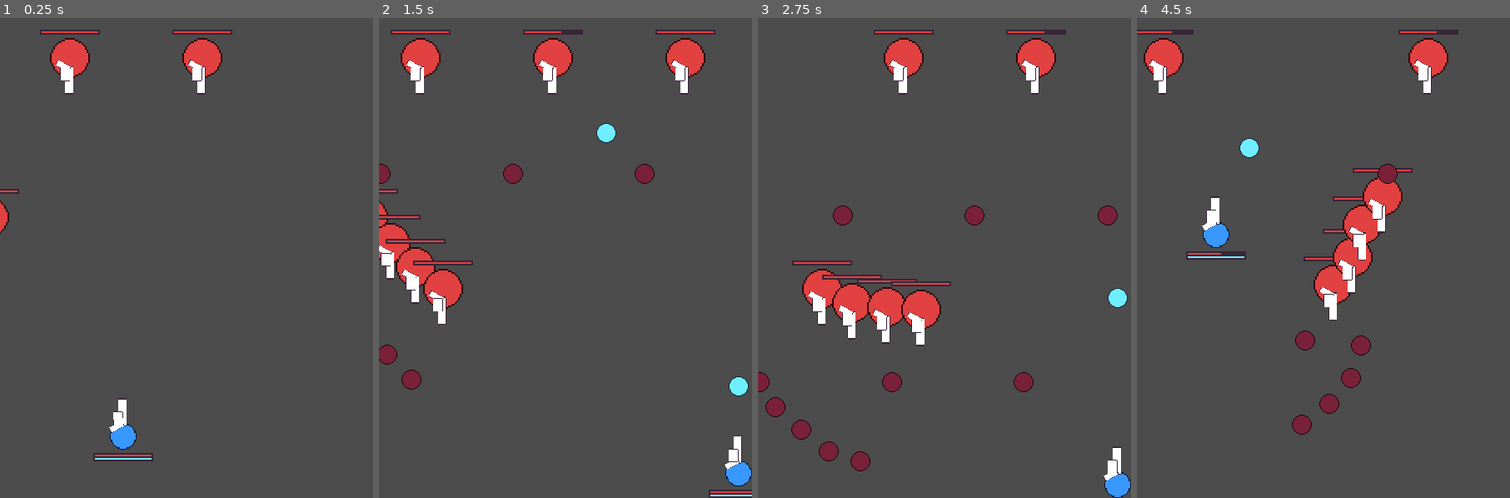
Above: before the commit, frames 1-4 (left to right).
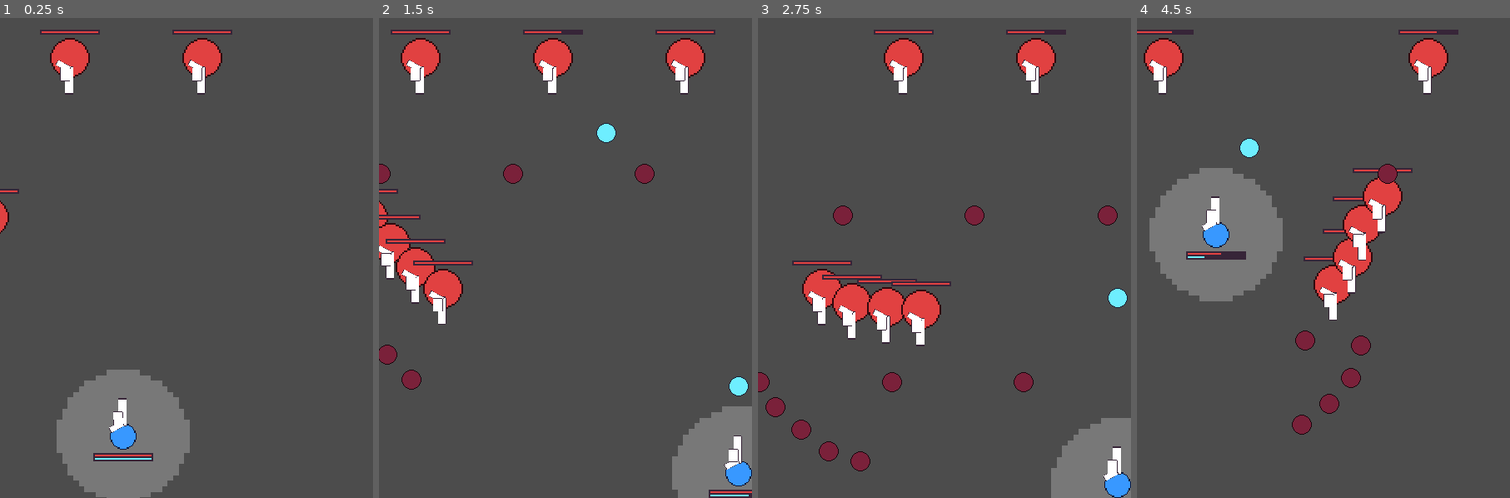
Above: after the commit, the same moments.

Repository: rthurmed/Ceifador
Game: Godot game, scene res://src/Main.tscn
Two runs of this game, one before a commit and one after it. Both use one fixed random seed, a clock stepped at 60 frames per second and the inputs below.
Inputs:
- Up to frame 1 (0.25 s): no input
- Up to frame 2 (1.5 s): hold Right (player_right) 0.53-1.28 s; hold Z (player_shoot) 0.53-1.28 s; hold Down (player_down) from 1.28 s (still down); tap Z (player_shoot) at 1.35 s
- Up to frame 3 (2.75 s): release Down (player_down) at 2.03 s; hold Right (player_right) from 2.03 s (still down); hold Z (player_shoot) from 2.03 s (still down)
- Up to frame 4 (4.5 s): release Right (player_right) at 2.78 s; release Z (player_shoot) at 2.78 s; hold Up (player_up) 2.78-3.53 s; tap Z (player_shoot) at 2.85, 4.35 s; hold Z (player_shoot) 3.53-4.28 s; hold Left (player_left) from 3.53 s (still down)

The runs differ from the first frame. In frame 1, 6.7% of the frame differs, in the area x 15-51%, y 73-100%; in frame 2, 2.8%; in frame 3, 2.5%; in frame 4, 6.9%, in the area x 3-40%, y 31-60%.

Commit message:
Implemented player spending and stealing energy

Diff:
--- a/src/common/Health.gd
+++ b/src/common/Health.gd
@@ -8,6 +8,7 @@
 
 export var max_hp = 10
 export var color = Color('e14141')
+export var immortal = false
 
 onready var bar = $Bar
 
@@ -37,10 +38,14 @@
 
 	emit_signal("damage")
 
-	if alive and hp <= 0:
+	if not immortal and alive and hp <= 0:
 		emit_signal("dead")
 		alive = false
 
 
 func heal(amount = 1):
 	transact(amount)
+
+
+func get_value():
+	return hp
--- a/src/player/Player.gd
+++ b/src/player/Player.gd
@@ -4,11 +4,16 @@
 const SPEED = 200
 const SPEED_CHANGE_MULTIPLIER = 8 # the lower, the more slippery
 const DAMAGE_COLLISION = -3
+const ENERGY_COST_BULLET = 1
+const ENERGY_COST_DASH = 3
+const ENERGY_HEAL_BY_STEALING = 1
 
 onready var gun: Gun = $Gun
 onready var health: Health = $Health
+onready var energy: Health = $Energy
 onready var audio_damage = $Audio/Damage
 onready var audio_laser = $Audio/Laser
+onready var audio_out_of_ammo = $Audio/OutOfAmmo
 
 var movement = Vector2.ZERO
 
@@ -33,6 +38,17 @@
 
 
 func apply_shooting(_delta):
+	if energy.get_value() < ENERGY_COST_BULLET:
+		gun.shooting = false
+
+		if (
+			Input.is_action_just_pressed("player_shoot") or
+			Input.is_action_just_released("player_shoot")
+		):
+			audio_out_of_ammo.play()
+
+		return
+
 	gun.shooting = Input.is_action_pressed("player_shoot")
 
 
@@ -54,7 +70,12 @@
 
 func _on_Gun_shot():
 	audio_laser.play()
+	energy.hit(-ENERGY_COST_BULLET)
 
 
 func _on_Health_damage():
 	audio_damage.play()
+
+
+func _on_StealArea_stole_energy():
+	energy.heal(ENERGY_HEAL_BY_STEALING)
--- a/src/player/Player.tscn
+++ b/src/player/Player.tscn
@@ -9,12 +9,14 @@
 [ext_resource path="res://assets/sfx/laserShoot-player.wav" type="AudioStream" id=7]
 [ext_resource path="res://assets/sfx/explosion-player.wav" type="AudioStream" id=8]
 [ext_resource path="res://src/util/RandomPitchAudio.tscn" type="PackedScene" id=9]
+[ext_resource path="res://src/player/StealArea.gd" type="Script" id=10]
+[ext_resource path="res://assets/sfx/hitHurt-out-of-ammo-player.wav" type="AudioStream" id=11]
 
 [sub_resource type="CircleShape2D" id=1]
 radius = 8.0
 
 [sub_resource type="CircleShape2D" id=2]
-radius = 32.0
+radius = 40.0
 
 [node name="Player" type="KinematicBody2D"]
 collision_mask = 0
@@ -45,9 +47,24 @@
 shape = SubResource( 1 )
 
 [node name="StealArea" type="Area2D" parent="."]
+z_index = -1
+collision_layer = 0
+collision_mask = 4
+script = ExtResource( 10 )
+
+[node name="Sprite" type="Sprite" parent="StealArea"]
+modulate = Color( 1, 1, 1, 0.247059 )
+position = Vector2( 3.33786e-06, 3.39746e-06 )
+scale = Vector2( 3.33333, 3.33333 )
+texture = ExtResource( 3 )
+hframes = 5
+vframes = 3
 
 [node name="CollisionShape2D" type="CollisionShape2D" parent="StealArea"]
 shape = SubResource( 2 )
+
+[node name="Timer" type="Timer" parent="StealArea"]
+wait_time = 0.4
 
 [node name="Gun" parent="." instance=ExtResource( 1 )]
 position = Vector2( 0, -9 )
@@ -63,8 +80,8 @@
 
 [node name="Energy" parent="." instance=ExtResource( 5 )]
 position = Vector2( 0, 12 )
-max_hp = 20
 color = Color( 0.431373, 0.933333, 1, 1 )
+immortal = true
 
 [node name="Audio" type="Node" parent="."]
 
@@ -76,7 +93,15 @@
 stream = ExtResource( 8 )
 volume_db = -10.0
 
+[node name="OutOfAmmo" parent="Audio" instance=ExtResource( 9 )]
+stream = ExtResource( 11 )
+volume_db = -10.0
+
 [connection signal="area_entered" from="Area" to="." method="_on_Area_area_entered"]
+[connection signal="area_entered" from="StealArea" to="StealArea" method="_on_StealArea_area_entered"]
+[connection signal="area_exited" from="StealArea" to="StealArea" method="_on_StealArea_area_exited"]
+[connection signal="stole_energy" from="StealArea" to="." method="_on_StealArea_stole_energy"]
+[connection signal="timeout" from="StealArea/Timer" to="StealArea" method="_on_Timer_timeout"]
 [connection signal="shot" from="Gun" to="." method="_on_Gun_shot"]
 [connection signal="damage" from="Health" to="." method="_on_Health_damage"]
 [connection signal="dead" from="Health" to="." method="_on_Health_dead"]
--- /dev/null
+++ b/src/player/StealArea.gd
@@ -0,0 +1,42 @@
+extends Area2D
+
+
+signal stole_energy
+
+const COLOR_EMPTY = Color('3fffffff')
+const COLOR_GRABBED = Color('3f6eeeff')
+
+onready var timer: Timer = $Timer
+onready var sprite = $Sprite
+
+var target = null
+
+
+func _ready():
+	sprite.modulate = COLOR_EMPTY
+
+
+func _process(_delta):
+	# TODO: draw line to target
+	pass
+
+
+func _on_StealArea_area_entered(area):
+	target = area
+	timer.start()
+	sprite.modulate = COLOR_GRABBED
+
+
+func _on_StealArea_area_exited(area: Area2D):
+	if target == null: return
+	if area.get_path() != target.get_path(): return
+
+	timer.stop()
+
+	target = null
+	sprite.modulate = COLOR_EMPTY
+
+
+func _on_Timer_timeout():
+	if target == null: return
+	emit_signal("stole_energy")
Not shown, added: assets/sfx/hitHurt-out-of-ammo-player.wav.import
Not shown: 1 places in src/player/Player.tscn that only renumber resources
Not shown, added: assets/sfx/hitHurt-out-of-ammo-player.wav
